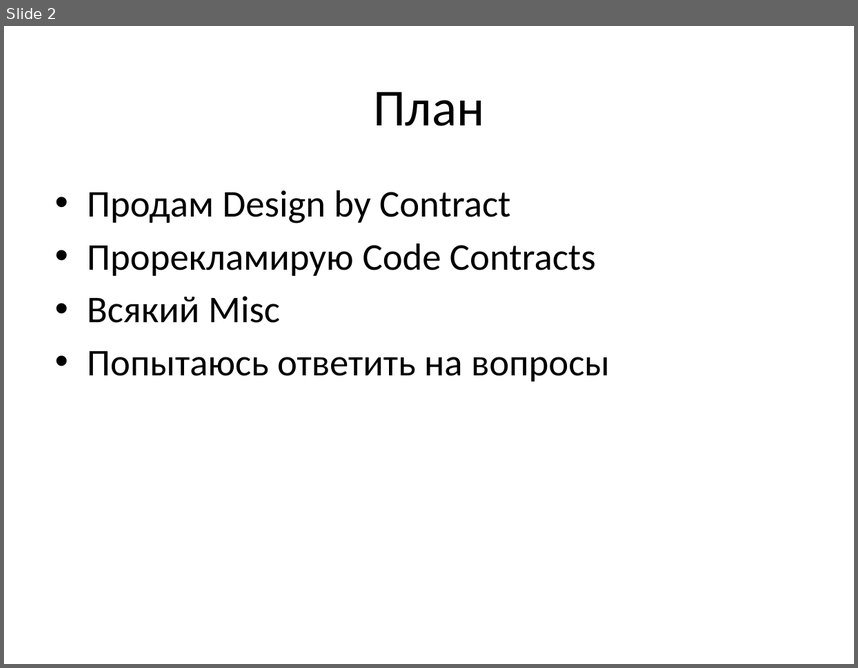
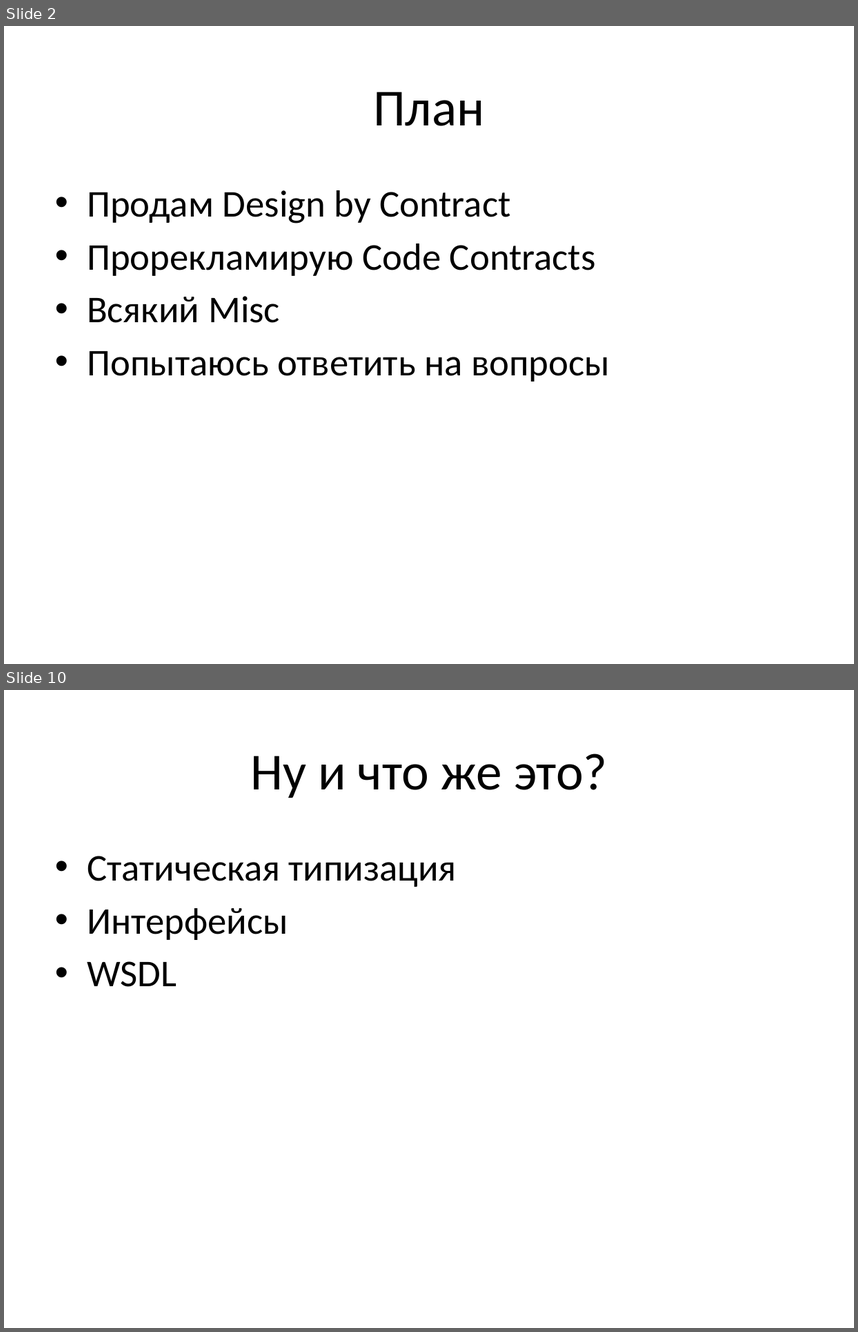
Before and after one commit to chaliy/my_talks, a slide deck: CodeContracts/Code Contracts.pptx. Shown one above the other, each under a label of ours: slide 2 before the commit, slides 2 and 10 after it; the slides between them are not shown. The pictures are 858x668 and 858x1332 pixels, drawn with LibreOffice and Linux fonts; fonts in the diff are those of the drawing. Boxes give left, top, right and bottom in pixels: in the first picture for what was removed or moved away, otherwise in the second. Text is boxed around its words. In the diff, an @@ line names an element or a change of style, - is before the commit and + after.

```diff
--- a/CodeContracts/Code Contracts.pptx
+++ b/CodeContracts/Code Contracts.pptx
@@ slide 10 added at (x1=4, y1=690, x2=854, y2=1328), background #FFFFFF @@
@@ title added at (x1=250, y1=753, x2=608, y2=798), 44 pt, text #000000 @@
+Ну и что же это?
@@ text added at (x1=87, y1=856, x2=457, y2=987), 32 pt, text #000000 @@
+• Статическая типизация
+• Интерфейсы
+• WSDL
```
Also in this commit, not shown: 7 other slides added, 1 slide removed, 1 other file.
